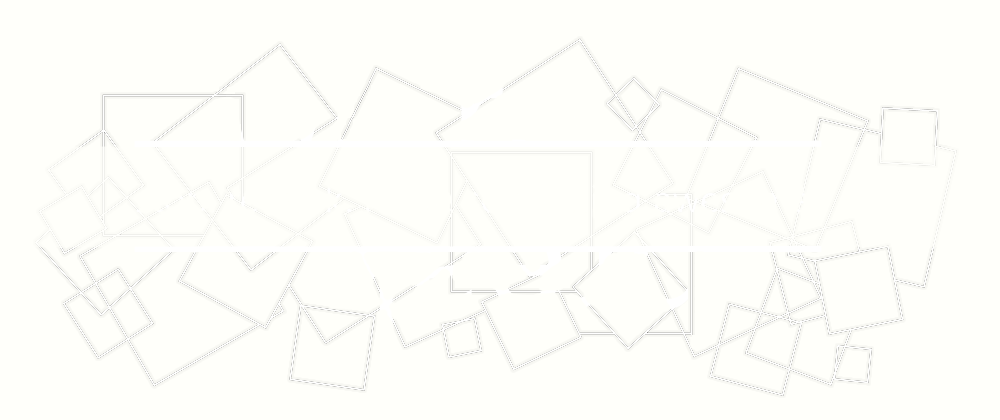
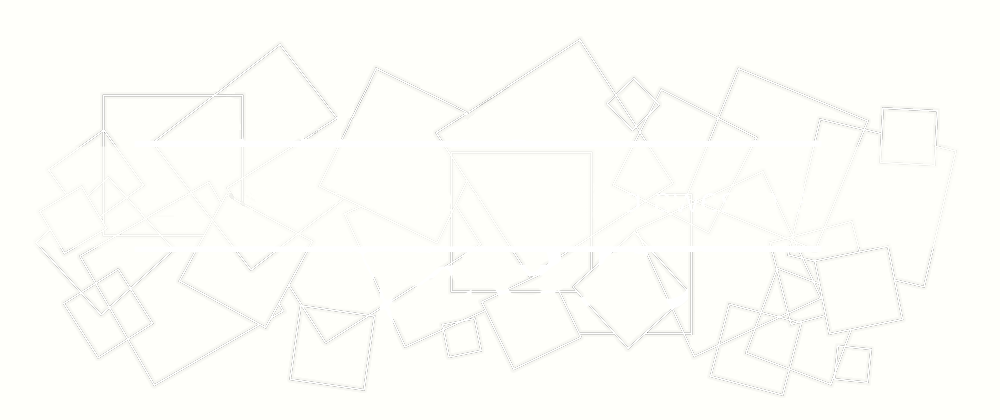
Before/after of a 1000 × 420 layered artwork. What changed in the layer stack:
painted on "header-logo.png" over [135, 87, 594, 217]
